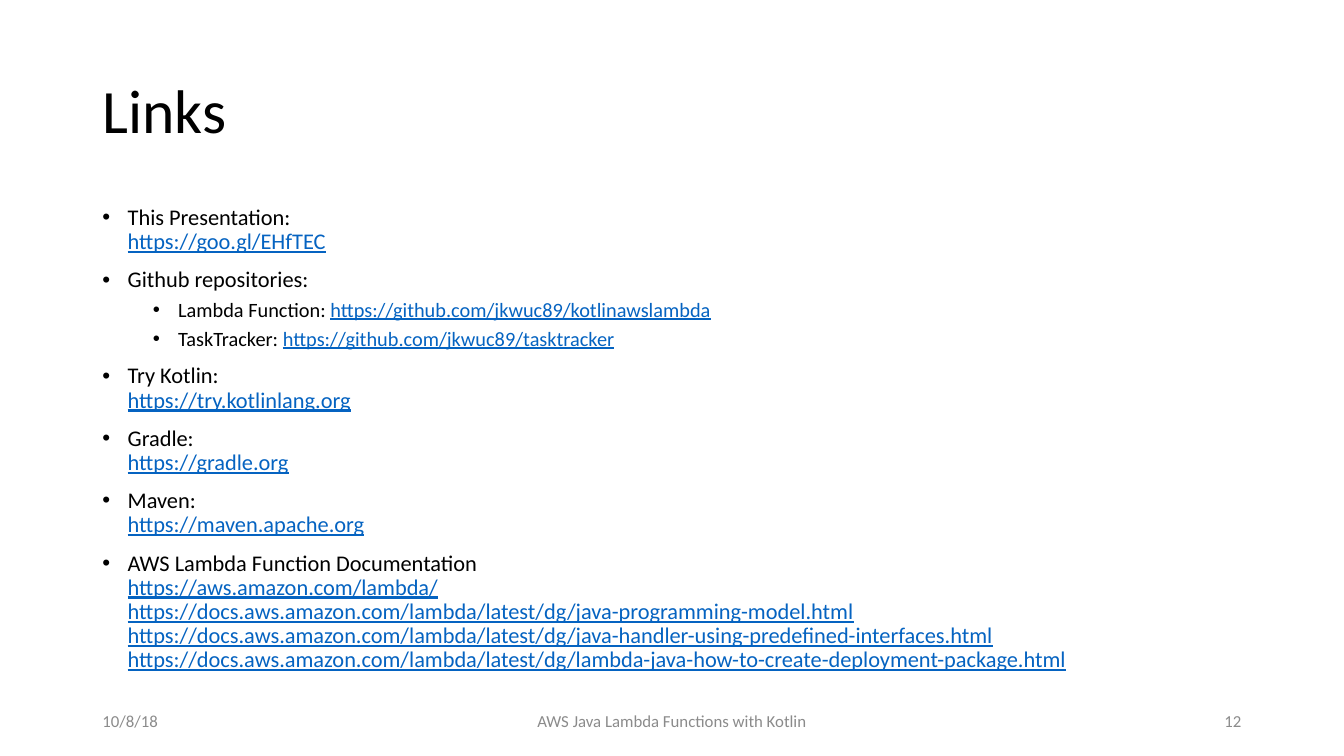
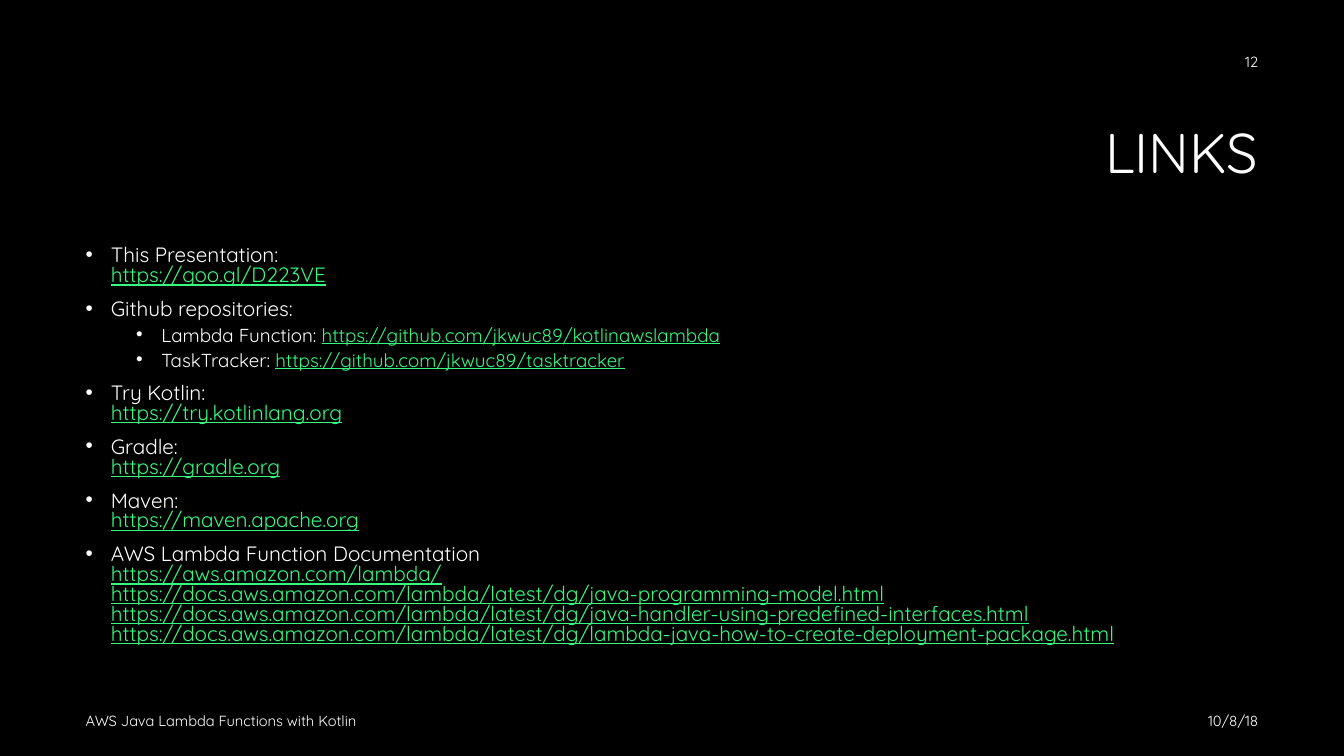
Before and after one commit to jkwuc89/Presentations, a slide deck: slide 12 of AWS Java Lambda Functions with Kotlin Ohio DevFest 2018.pptx. Drawn at 1344x756 pixels with LibreOffice and Linux fonts; fonts in the diff are those of the drawing; background and template pictures are left out. Boxes give left, top, right and bottom in pixels: in the first picture for what was removed or moved away, otherwise in the second. Text is boxed around its words. In the diff, an @@ line names an element or a change of style, - is before the commit and + after.

Commit message:
Updated theme

```diff
--- a/AWS Java Lambda Functions with Kotlin Ohio DevFest 2018.pptx
+++ b/AWS Java Lambda Functions with Kotlin Ohio DevFest 2018.pptx
@@ background #FFFFFF to #000000 @@
@@ page number: place and size @@
-page number at [1224,716,1241,727]
+page number at [1245,56,1258,67]
@@ page number at [1245,56,1258,67]: size 12 to 10.5 pt, font Calibri to Quicksand, text colour #8C8C8C to #FFFFFF @@
@@ title at [1105,133,1258,174]: text changed; size 44 to 40 pt; font Calibri to Quicksand; text colour #000000 to #FFFFFF @@
-Links
+LINKS
@@ text "This Presentation: https://goo.gl/D223VE": place and size @@
-text "This Presentation: https://goo.gl/D223VE" at [128,209,1066,671]
+text "This Presentation: https://goo.gl/D223VE" at [111,246,1114,645]
@@ text at [111,246,326,286]: text changed; size 16 to 14.8 pt; font Calibri to Quicksand; text colour #0563C1 to #35FA7F @@
-• This Presentation:
-  https://goo.gl/EHfTEC
+• This Presentation:
+  https://goo.gl/D223VE
@@ text at [111,300,1114,645]: size 16 to 14.8 pt in "Github repositories:", "Try Kotlin: https://try.kotlinlang.org", "Gradle: https://gradle.org", "Maven: https://maven.apache.org" and 1 more places; font Calibri to Quicksand; text colour #000000 to #FFFFFF in "Github repositories:", "Lambda Function:", "TaskTracker:", "Try Kotlin:" and 3 more places; size 14.5 to 13.4 pt in "Lambda Function: https://github.com/jkwuc89/kotlinawslambda", "TaskTracker: https://github.com/jkwuc89/tasktracker"; text colour #0563C1 to #35FA7F in "https://github.com/jkwuc89/kotlinawslambda", "https://github.com/jkwuc89/tasktracker", "https://try.kotlinlang.org", "https://gradle.org" and 2 more places; line spacing 0.9 to 0.8 @@
@@ text "AWS Java Lambda Functions with ...": place and size @@
-text "AWS Java Lambda Functions with ..." at [537,715,806,727]
+text "AWS Java Lambda Functions with ..." at [86,715,356,726]
@@ text "AWS Java Lambda Functions with ..." at [86,715,356,726]: size 12 to 10.5 pt, font Calibri to Quicksand, text colour #8C8C8C to #FFFFFF; alignment centre to left @@
@@ text "10/8/18": place and size @@
-text "10/8/18" at [102,715,157,728]
+text "10/8/18" at [1208,714,1258,728]
@@ text "10/8/18" at [1208,714,1258,728]: size 12 to 10.5 pt, font Calibri to Quicksand, text colour #8C8C8C to #FFFFFF; alignment left to right @@
```
Also in this commit, not shown: 12 other slides changed.
